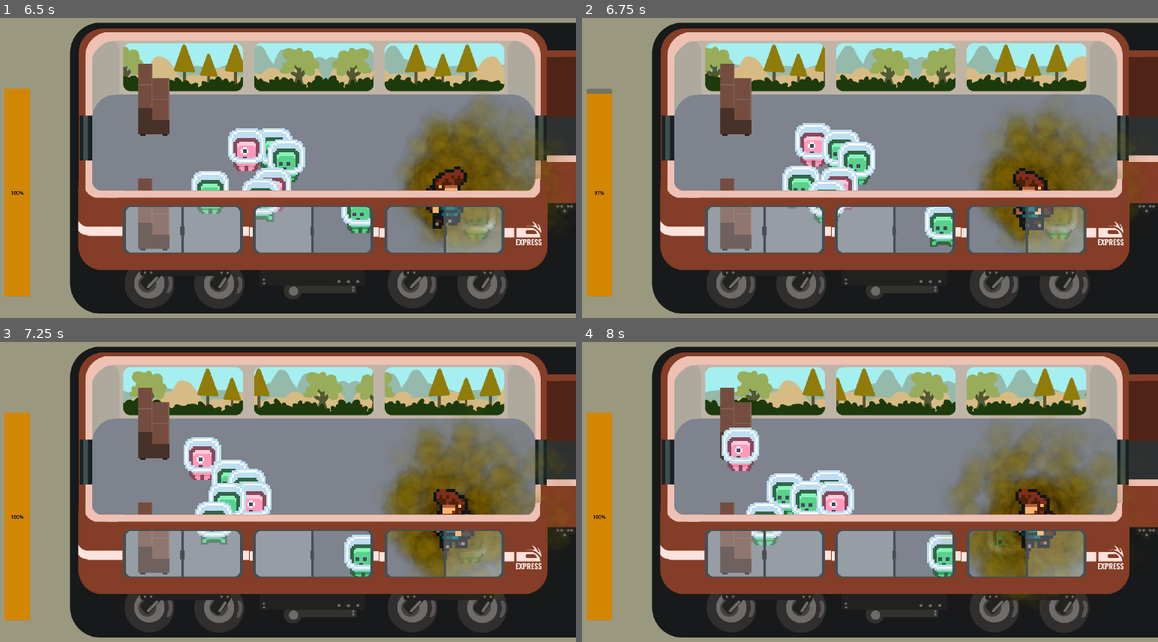
Above: before the commit, frames 1-4 (two rows, left to right).
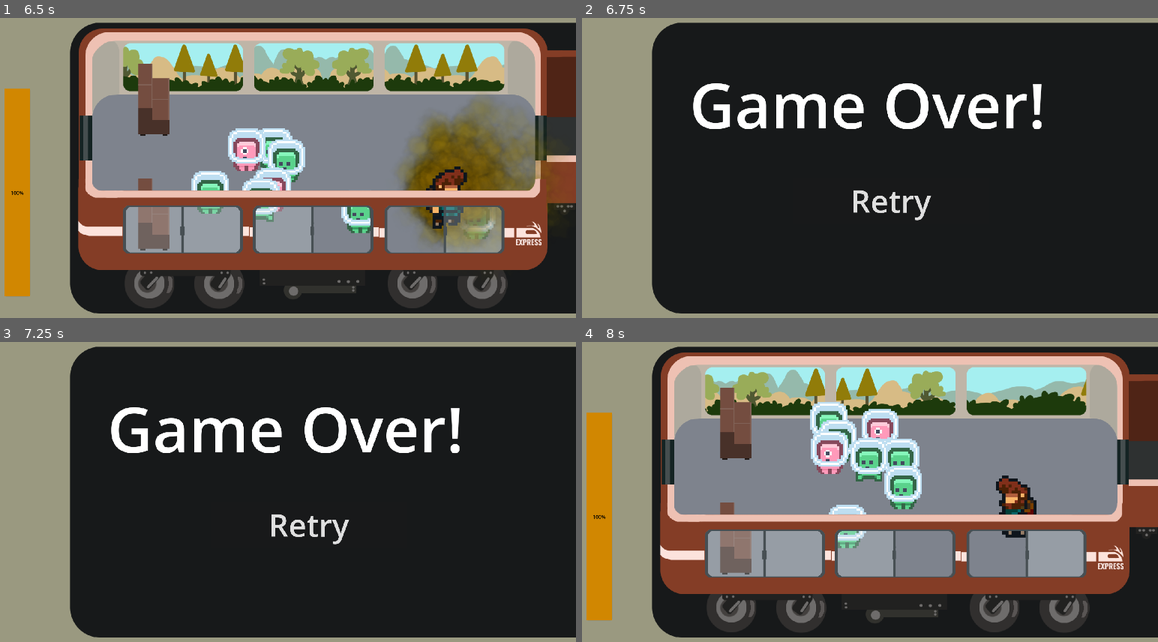
Above: after the commit, the same moments.

Repository: caiotava/Fart-Ninja
Game: Godot game, scene res://main.tscn
The game is run twice, just before and just after one commit, with the same random seed, the same clock (stepped at 60 frames per second) and the same inputs. Sound files missing from this copy of the repository are replaced by a short silence.
Inputs (mouse positions are in pixels of both pictures, inside the frame that each line leads up to):
- Up to frame 1 (6.5 s): tap Enter at 0.5 s; hold Right (player_right) 0.53-1.28 s; hold Space (keep) 0.53-1.28 s; hold Down (player_down) 1.28-2.03 s; tap Space (keep) every 1.5 s from 1.35 to 5.85 s; hold Right (player_right) 2.03-2.78 s; hold Space (keep) 2.03-2.78 s; hold Up (player_up) 2.78-3.53 s; hold Space (keep) 3.53-4.28 s; hold Left (player_left) 3.53-5.03 s; hold Down (player_down) 5.03-5.78 s; hold Space (keep) 5.03-5.78 s; hold Right (player_right) from 5.78 s (still down)
- Up to frame 2 (6.75 s): release Right (player_right) at 6.53 s; hold Up (player_up) from 6.53 s (still down); hold Space (keep) from 6.53 s (still down)
- Up to frame 3 (7.25 s): keep holding Up (player_up); keep holding Space (keep)
- Up to frame 4 (8 s): release Up (player_up) at 7.25 s; release Space (keep) at 7.25 s; click (893, 525) at 7.25 s, where only the run after the commit has a clickable "Retry"

Frame 1 is identical in both runs. In frame 2, 73% of the frame differs, in the area x 0-100%, y 3-97%; in frame 3, 73%; in frame 4, 22%.

Commit message:
Add game over event connection for passengers

Diff:
--- a/main.gd
+++ b/main.gd
@@ -3,7 +3,9 @@
 
 # Called when the node enters the scene tree for the first time.
 func _ready():
-	pass # Replace with function body.
+	var passengers = get_tree().get_nodes_in_group("passengers")
+	for passenger in passengers:
+		passenger.connect("game_over", _on_passenger_game_over)
 
 
 # Called every frame. 'delta' is the elapsed time since the previous frame.
